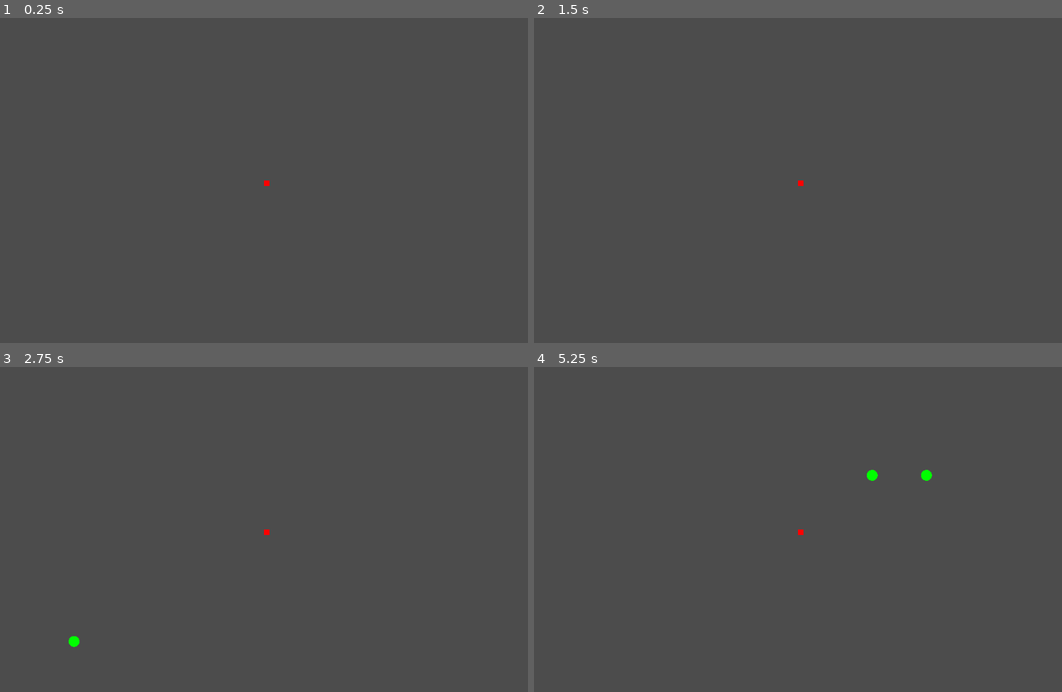
Above: before the commit, frames 1-4 (two rows, left to right).
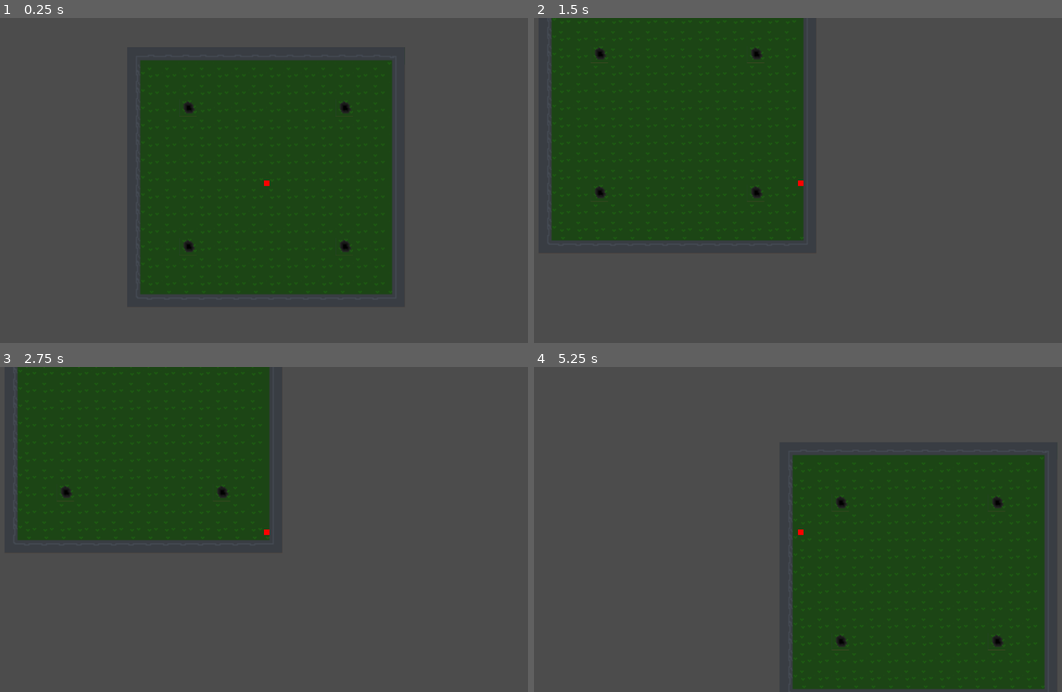
Above: after the commit, the same moments.

Repository: FiBe4000/Gamejam2022
Game: Godot game, scene res://src/Main.tscn
Two runs of this game, one before a commit and one after it. Both use one fixed random seed, a clock stepped at 60 frames per second and the inputs below. Before the commit the project starts from res://src/TEST-Node2D.tscn.
Inputs:
- Up to frame 1 (0.25 s): no input
- Up to frame 2 (1.5 s): tap Enter at 0.5 s; hold D (move_right) 0.53-1.28 s; hold Down (aim_down) 0.53-1.28 s; hold S (move_down) from 1.28 s (still down); tap Left (aim_left) at 1.35 s
- Up to frame 3 (2.75 s): tap Space (shoot) at 2 s; release S (move_down) at 2.03 s; hold D (move_right) from 2.03 s (still down); hold Right (aim_right) from 2.03 s (still down)
- Up to frame 4 (5.25 s): release D (move_right) at 2.78 s; release Right (aim_right) at 2.78 s; hold W (move_up) 2.78-3.53 s; tap Up (aim_up) at 2.85 s; hold Space (shoot) 3.53-4.28 s; hold A (move_left) 3.53-5.03 s; tap Down (aim_down) at 4.35 s; hold S (move_down) from 5.03 s (still down); hold Left (aim_left) from 5.03 s (still down)

The runs differ from the first frame. In frame 1, 35% of the frame differs, in the area x 26-75%, y 12-86%; in frame 2, 33%; in frame 3, 26%; in frame 4, 34%.

Commit message:
Add test map to main scene. Launch main scene by default.

Diff:
--- a/project.godot
+++ b/project.godot
@@ -11,7 +11,7 @@
 [application]
 
 config/name="Gamejam2022"
-run/main_scene="res://src/TEST-Node2D.tscn"
+run/main_scene="res://src/Main.tscn"
 config/icon="res://icon.png"
 
 [gui]
--- a/src/Main.tscn
+++ b/src/Main.tscn
@@ -1,7 +1,8 @@
-[gd_scene load_steps=5 format=2]
+[gd_scene load_steps=6 format=2]
 
 [ext_resource path="res://src/progressbar.gd" type="Script" id=1]
 [ext_resource path="res://src/TEST-Node2D.tscn" type="PackedScene" id=2]
+[ext_resource path="res://TestMap.tscn" type="PackedScene" id=3]
 
 [sub_resource type="OpenSimplexNoise" id=3]
 
@@ -13,6 +14,10 @@
 
 [node name="Main" type="Node2D"]
 
+[node name="Map" parent="." instance=ExtResource( 3 )]
+position = Vector2( 203, 95 )
+scale = Vector2( 2, 2 )
+
 [node name="Player" parent="." instance=ExtResource( 2 )]
 
 [node name="WorldSwitchTimer" type="Timer" parent="."]
@@ -22,10 +27,10 @@
 [node name="HUD" type="CanvasLayer" parent="."]
 
 [node name="TimerVisualizer" type="TextureProgress" parent="HUD"]
-margin_left = 74.0
-margin_top = 59.0
-margin_right = 586.0
-margin_bottom = 571.0
+margin_left = -46.0
+margin_top = 48.0
+margin_right = 22.0
+margin_bottom = 114.0
 texture_progress = SubResource( 4 )
 tint_progress = Color( 0.101961, 0.643137, 0.129412, 1 )
 radial_initial_angle = 98.6
